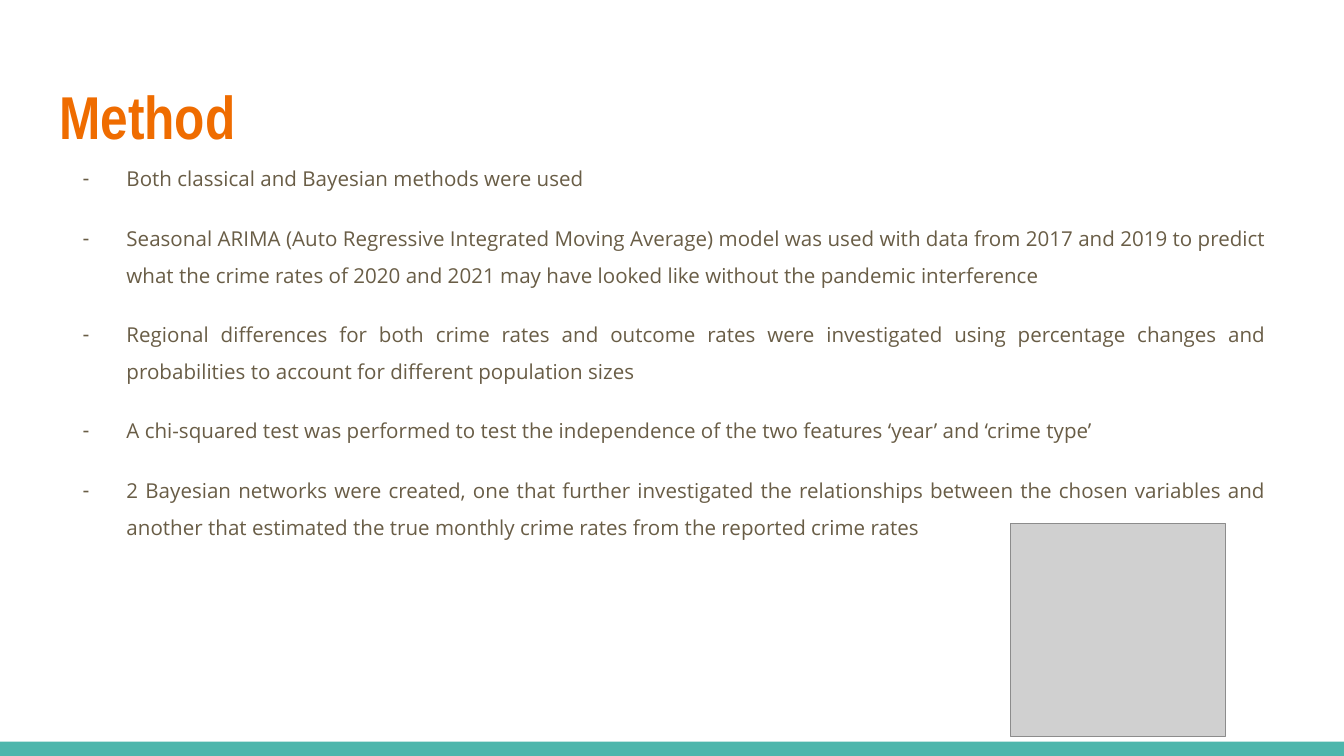
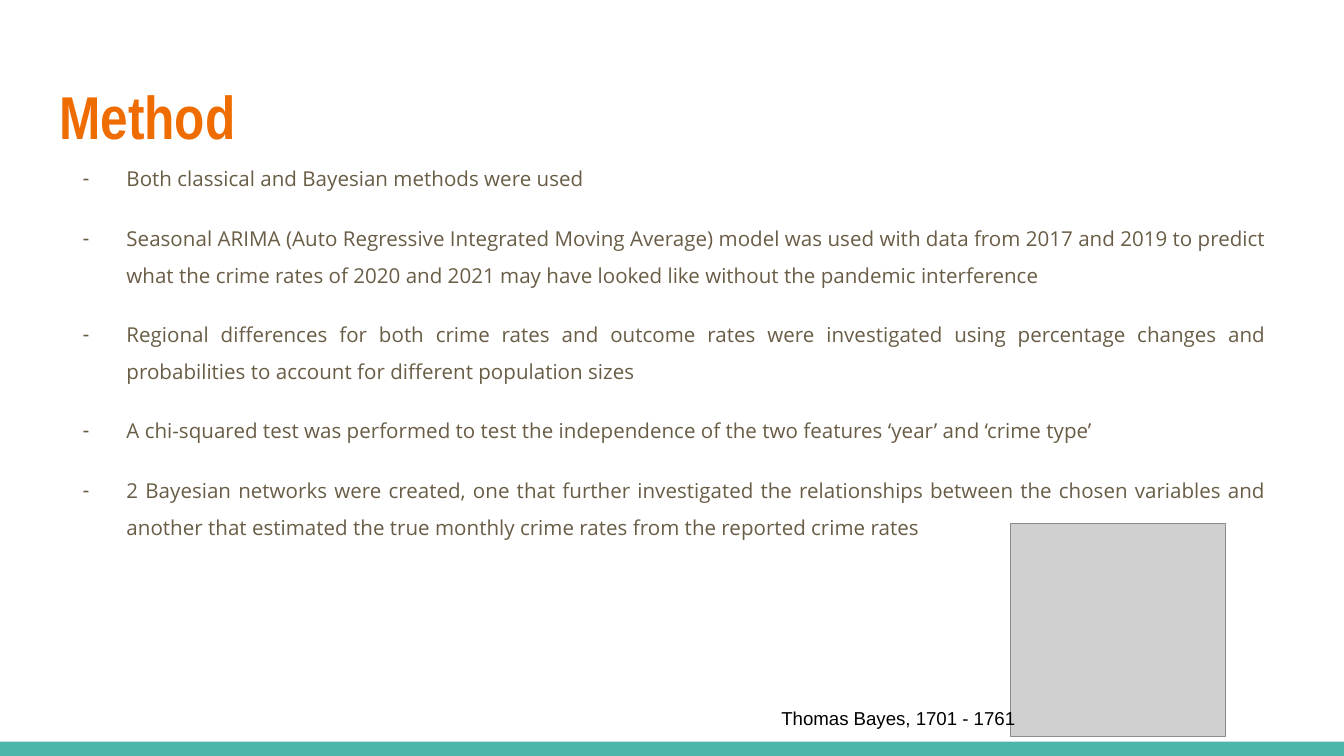
Before and after one commit to elliot-linsey/QMUL, a slide deck: slide 6 of EOY Project/Presentation.pptx. Drawn at 1344x756 pixels with LibreOffice and Linux fonts; fonts in the diff are those of the drawing; grey boxes stand for pictures. Boxes give left, top, right and bottom in pixels: in the first picture for what was removed or moved away, otherwise in the second. Text is boxed around its words. In the diff, an @@ line names an element or a change of style, - is before the commit and + after.

```diff
--- a/EOY Project/Presentation.pptx
+++ b/EOY Project/Presentation.pptx
@@ text added at bbox=[781, 711, 1015, 730], 10 pt, text #000000 @@
+Thomas Bayes, 1701 - 1761
```
Also in this commit, not shown: 7 other slides changed, 1 slide added, 1 slide removed, 1 other file.
